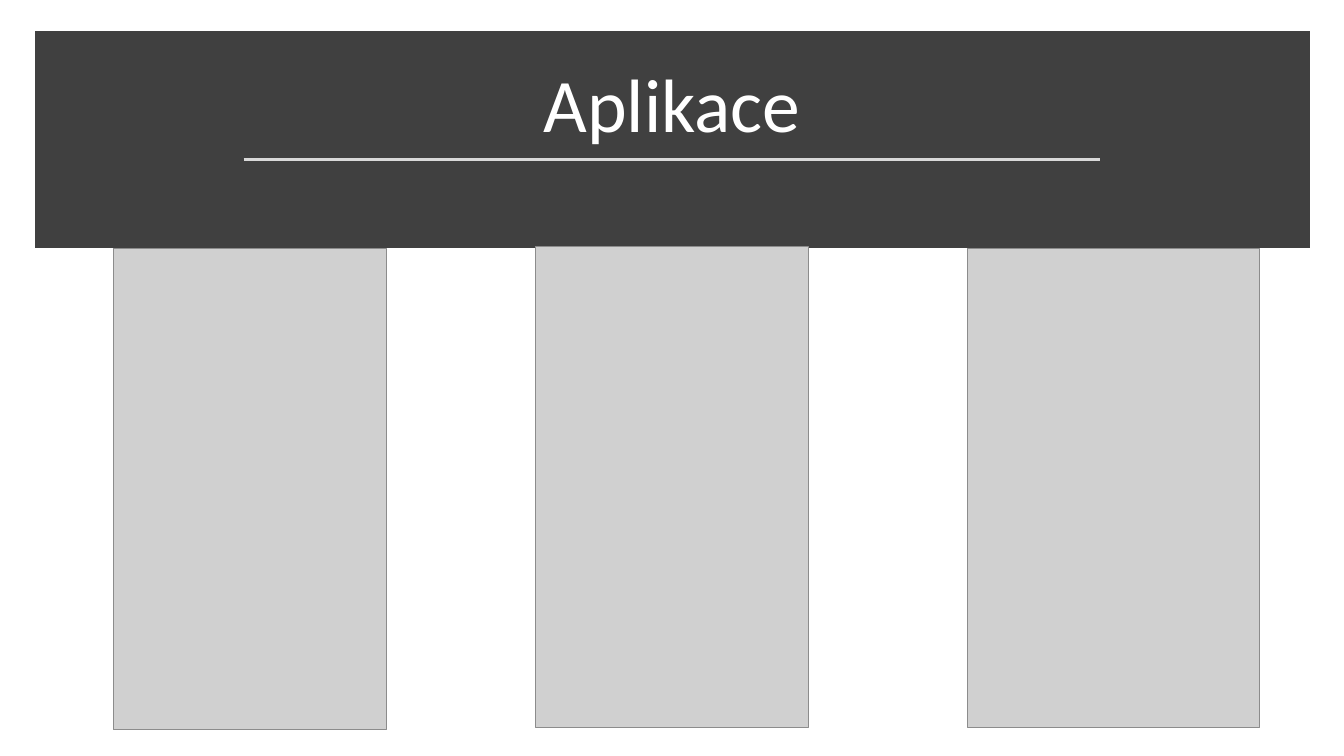
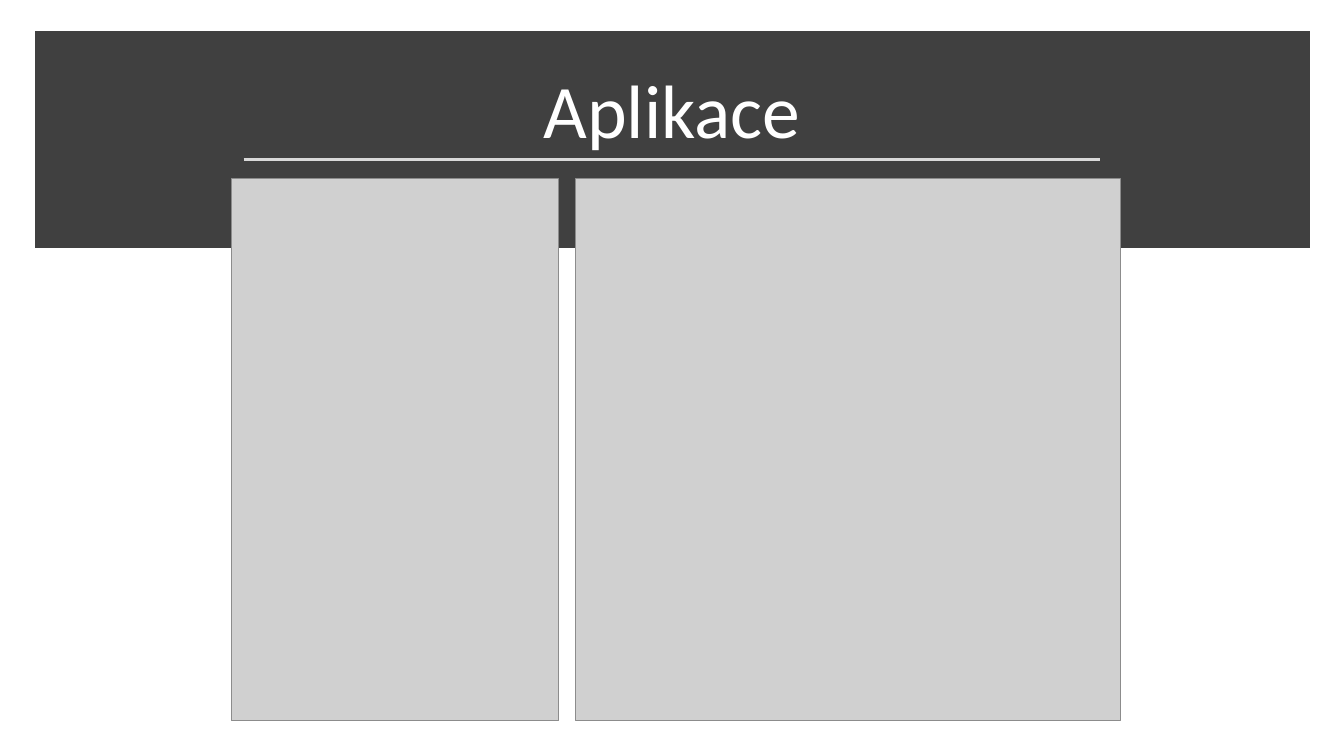
Before and after one commit to cink01/PMP, a slide deck: slide 3 of Prezentace_2.pptx (slide 12 before the commit). Drawn at 1344x756 pixels with LibreOffice and Linux fonts; fonts in the diff are those of the drawing; grey boxes stand for pictures. Boxes give left, top, right and bottom in pixels: in the first picture for what was removed or moved away, otherwise in the second. Text is boxed around its words. In the diff, an @@ line names an element or a change of style, - is before the commit and + after.

```diff
--- a/Prezentace_2.pptx
+++ b/Prezentace_2.pptx
@@ title "Aplikace": place and size @@
-title "Aplikace" at bbox=[543, 79, 800, 144]
+title "Aplikace" at bbox=[543, 85, 800, 150]
@@ picture added at bbox=[231, 179, 559, 722] @@
@@ picture added at bbox=[576, 179, 1121, 722] @@
@@ picture removed at bbox=[113, 248, 386, 730] @@
@@ picture removed at bbox=[535, 247, 809, 728] @@
@@ picture removed at bbox=[968, 248, 1260, 727] @@
```
Also in this commit, not shown: 3 other slides changed, 17 slides added, 10 slides removed.
